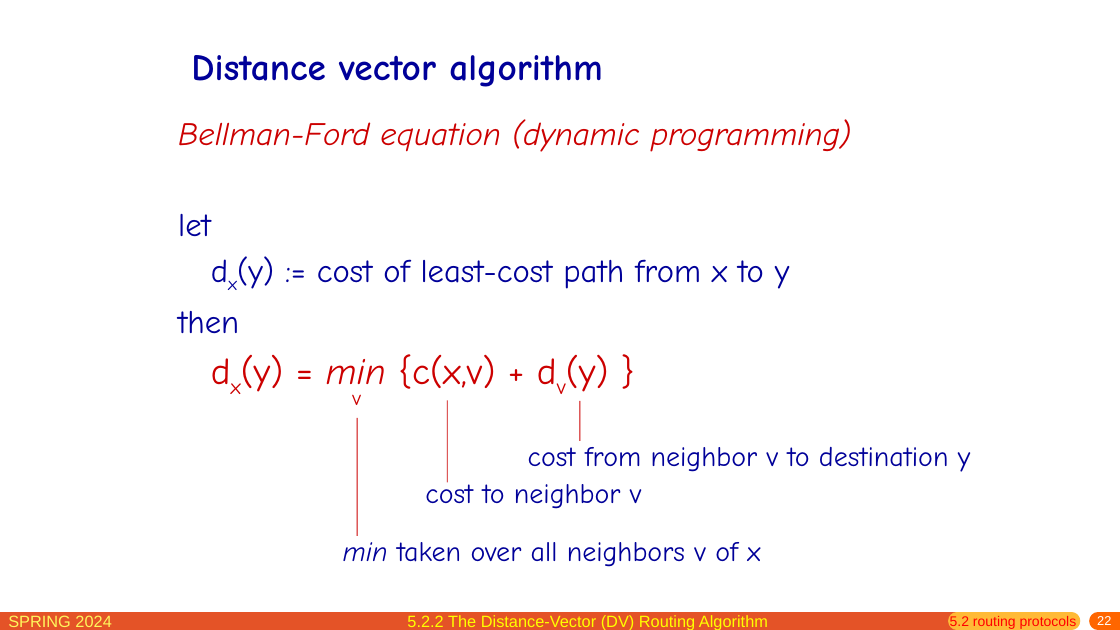
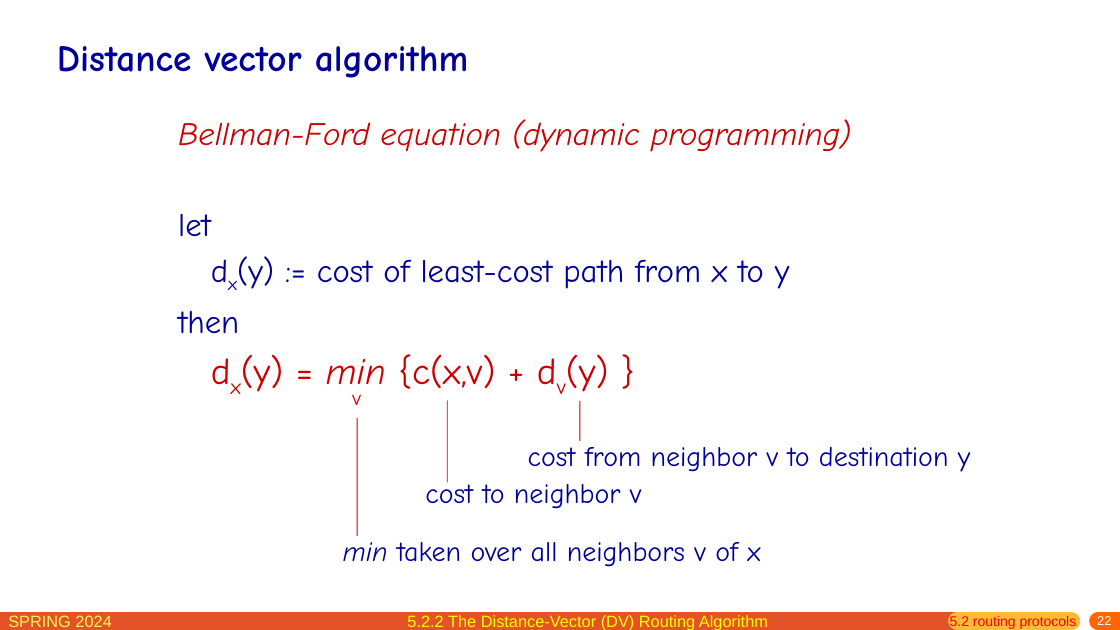
Before and after one commit to network-whu/slides, a slide deck: slide 22 of pptx/chapter5.pptx. Drawn at 1120x630 pixels with LibreOffice and Linux fonts; fonts in the diff are those of the drawing. Boxes give left, top, right and bottom in pixels: in the first picture for what was removed or moved away, otherwise in the second. Text is boxed around its words. In the diff, an @@ line names an element or a change of style, - is before the commit and + after.

```diff
--- a/pptx/chapter5.pptx
+++ b/pptx/chapter5.pptx
@@ title "Distance vector algorithm": place and size @@
-title "Distance vector algorithm" at box(191, 55, 602, 87)
+title "Distance vector algorithm" at box(57, 46, 468, 78)
```
Also in this commit, not shown: 8 other slides changed, 1 slide removed.
